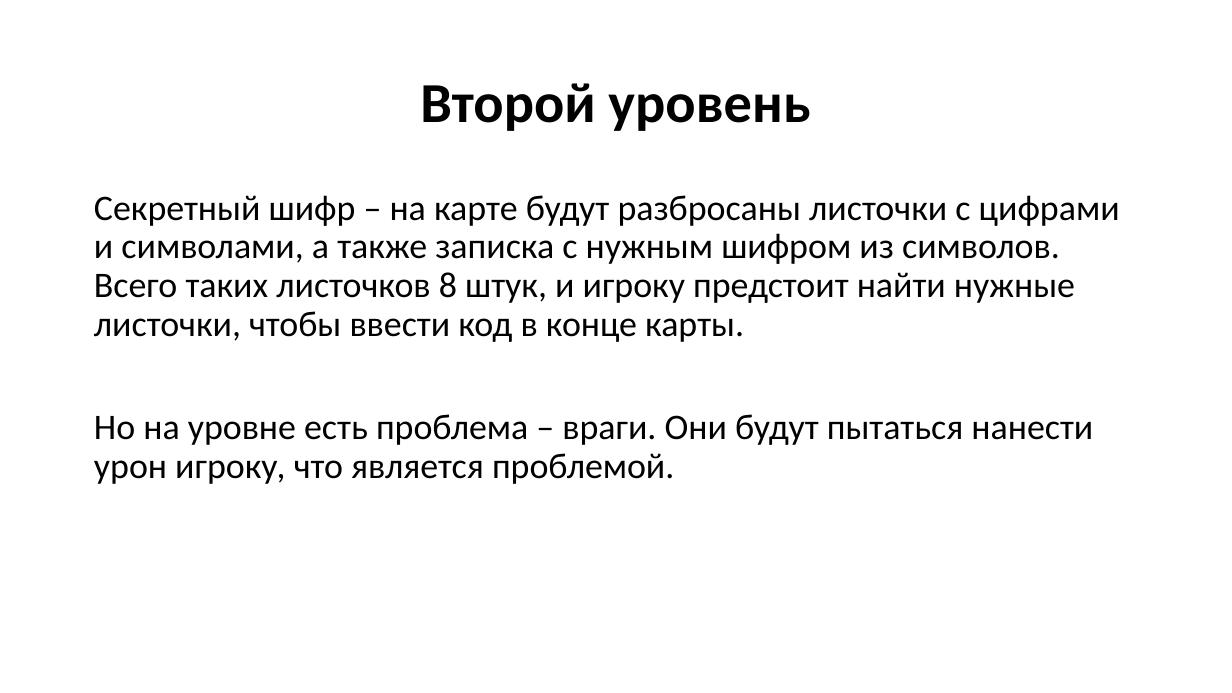
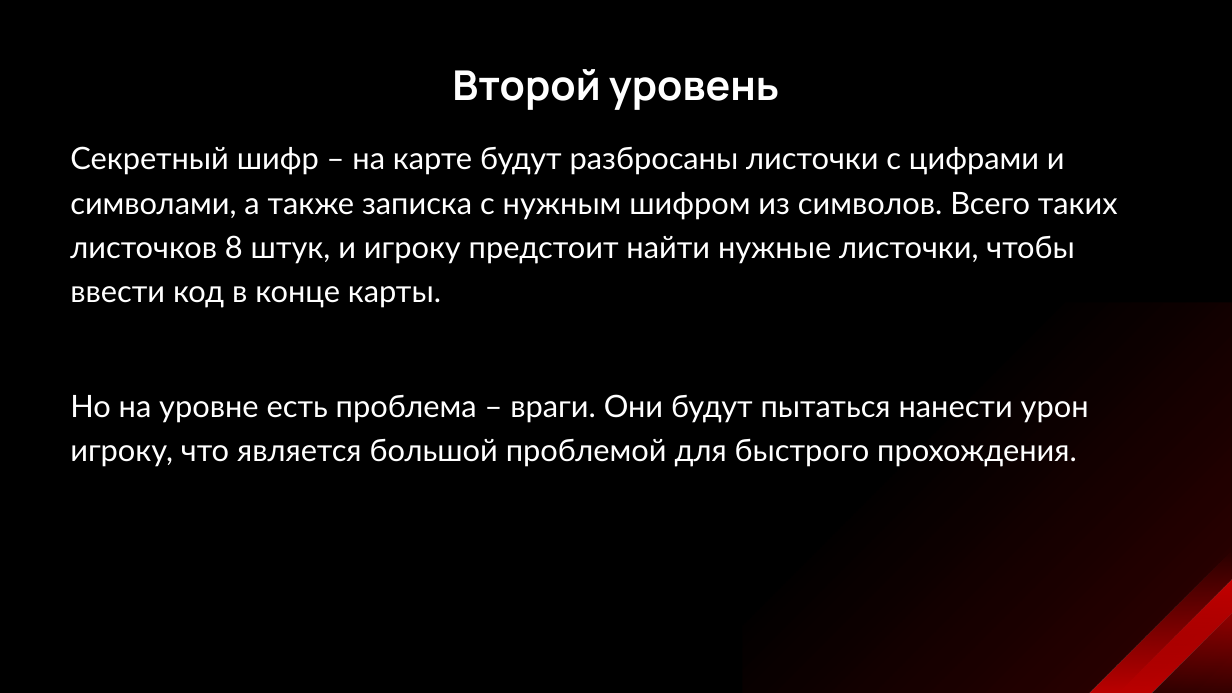
Before and after one commit to Vinipulya/The-story-of-the-Warrior-Cat, a slide deck: slide 4 of Презентация.pptx. Drawn at 1232x693 pixels with LibreOffice and Linux fonts; fonts in the diff are those of the drawing. Boxes give left, top, right and bottom in pixels: in the first picture for what was removed or moved away, otherwise in the second. Text is boxed around its words. In the diff, an @@ line names an element or a change of style, - is before the commit and + after.

Commit message:
Пояснительная записка и презентация обновлены

```diff
--- a/Презентация.pptx
+++ b/Презентация.pptx
@@ background #FFFFFF to #000000 @@
@@ title "Второй уровень": place and size @@
-title "Второй уровень" at [420,83,810,131]
+title "Второй уровень" at [452,69,779,110]
@@ title "Второй уровень" at [452,69,779,110]: size 44 to 32 pt, font Calibri to Manrope, text colour #000000 to #FFFFFF; line spacing 0.9 to 1; vertical alignment middle to bottom @@
@@ text at [70,146,1118,308]: size 28 to 24 pt, font Calibri to Lato, text colour #000000 to #FFFFFF in "Секретный шифр – на карте будут разбросаны ..."; line spacing 0.9 to 1.2 @@
@@ text "Секретный шифр – на карте ...": place and size @@
-text "Секретный шифр – на карте ..." at [94,195,1120,484]
+text "Секретный шифр – на карте ..." at [70,146,1118,467]
@@ rectangle added at [743,303,1232,693], fill gradient #FE0000 @@
@@ text at [70,394,1089,467]: text changed; size 28 to 24 pt; font Calibri to Lato; text colour #000000 to #FFFFFF @@
-Но на уровне есть проблема – враги. Они будут пытаться нанести урон игроку, что является проблемой.
+Но на уровне есть проблема – враги. Они будут пытаться нанести урон игроку, что является большой проблемой для быстрого прохождения.
@@ freeform shape added at [1089,549,1232,693], fill gradient #FE0000 @@
@@ freeform shape added at [1118,579,1232,693], fill gradient #FE0000 @@
```
Also in this commit, not shown: 4 other slides changed, 2 slides added, 2 slides removed, 1 other file.
